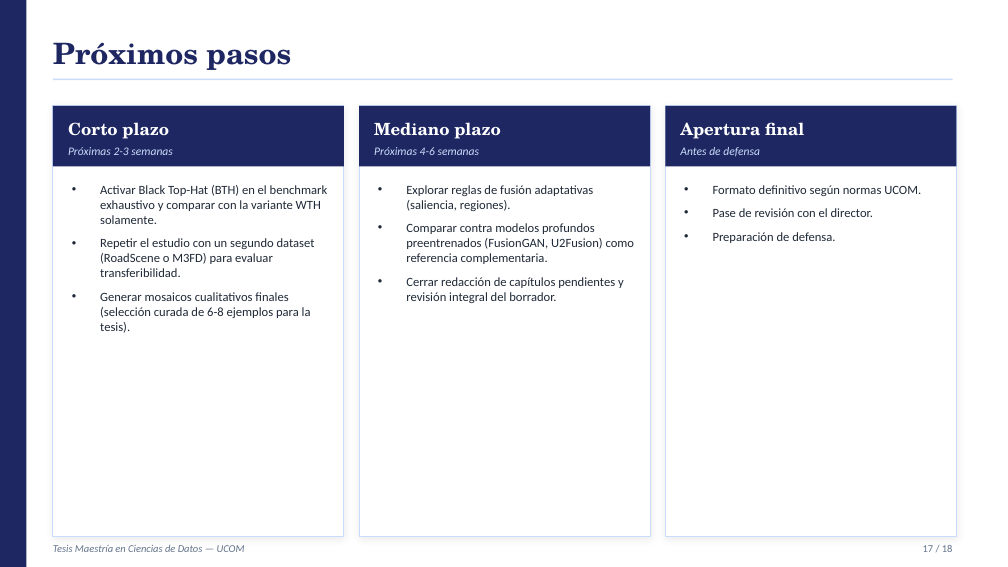
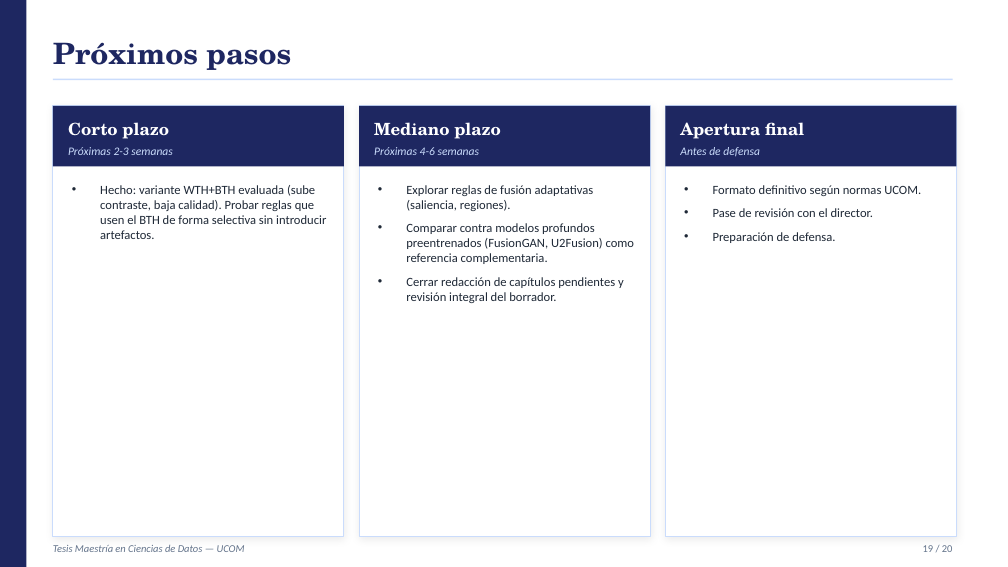
Before and after one commit to YanBajac/TFM_Fusion_Imagenes_Propuesta_Oficial, a slide deck: slide 19 of docs/Tesis_Avance_Presentacion.pptx (slide 17 before the commit). Drawn at 1008x567 pixels with LibreOffice and Linux fonts; fonts in the diff are those of the drawing. Boxes give left, top, right and bottom in pixels: in the first picture for what was removed or moved away, otherwise in the second. Text is boxed around its words. In the diff, an @@ line names an element or a change of style, - is before the commit and + after.

Commit message:
Métricas estándar de fusión, variante Black Top-Hat y evaluación orientada a detección
Métricas (src/metrics/evaluators.py)
  * Se agregan 6 métricas estándar de calidad de fusión: SF, Qabf, Nabf,
    SSIM, SCD y VIF (con METRIC_DIRECTION). VIF acelerado con fftconvolve.

Método y experimentos
  * run_all_fusions.py: variantes con Black Top-Hat (WTH+BTH) y runner reanudable.
  * run_stats_analysis.py: Friedman + Wilcoxon (Holm) + tamaño de efecto y ranking
    con dirección por métrica (12 métricas, 11 métodos).
  * make_figures_v2.py / make_schema_figure.py: figuras nuevas y esquema con rama BTH.

Hallazgos
  * Top-Hat WTH (disco L5) supera a Laplace en SSIM y SCD; empata en Qabf/Nabf.
  * Black Top-Hat sube contraste pero degrada calidad y dispara artefactos (Nabf):
    no recomendado por defecto.

Evaluación orientada a tarea (detección)
  * experiments/detection/: run_detection_eval.py (YOLO o HOG offline) y
    stats_detection.py.
  * notebooks 04 (YOLO+Roboflow) y 05 (Keras) listos para Colab; metodología y
    definición de métricas en docs/reportes_finales/metodologia_evaluacion_deteccion.md.

Documentos
  * Tesis_Borrador.docx: fórmula WTH+BTH, 12 métricas, ranking nuevo, tablas, figuras,
    SUMMARY, siglas, referencias y apéndice C actualizados.
  * Presentaciones de avance y divulgativa actualizadas.
  * .gitignore: excluye backups, zips y temporales.

```diff
--- a/docs/Tesis_Avance_Presentacion.pptx
+++ b/docs/Tesis_Avance_Presentacion.pptx
@@ text at bbox=[100, 185, 326, 239]: text changed @@
-• Activar Black Top-Hat (BTH) en el benchmark exhaustivo y comparar con la variante WTH solamente.
-• Repetir el estudio con un segundo dataset (RoadScene o M3FD) para evaluar transferibilidad.
-• Generar mosaicos cualitativos finales (selección curada de 6-8 ejemplos para la tesis).
+• Hecho: variante WTH+BTH evaluada (sube contraste, baja calidad). Probar reglas que usen el BTH de forma selectiva sin introducir artefactos.
@@ text at bbox=[923, 545, 953, 552]: text changed @@
-17 / 18
+19 / 20
```
Also in this commit, not shown: 15 other slides changed, 2 slides added, 39 other files.
